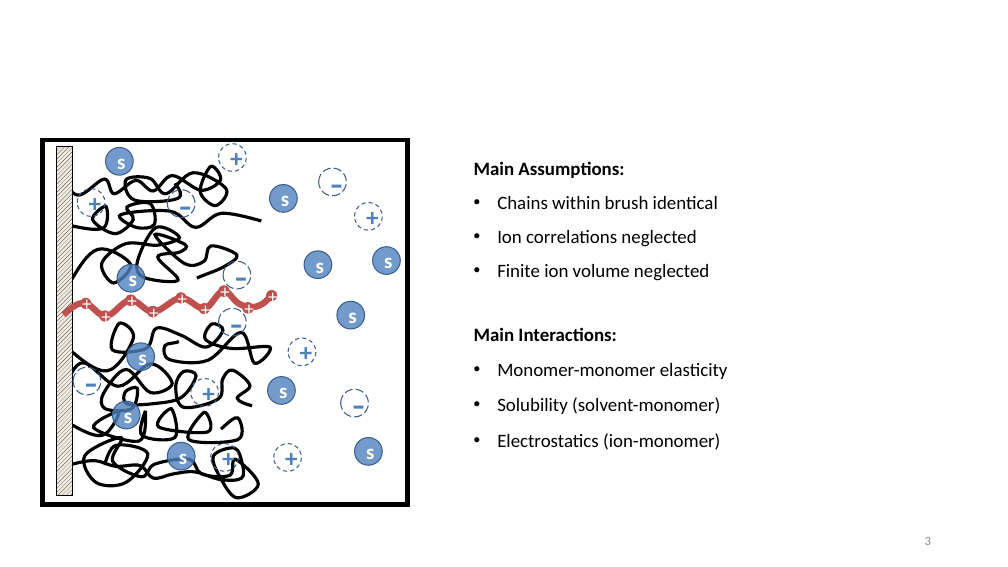
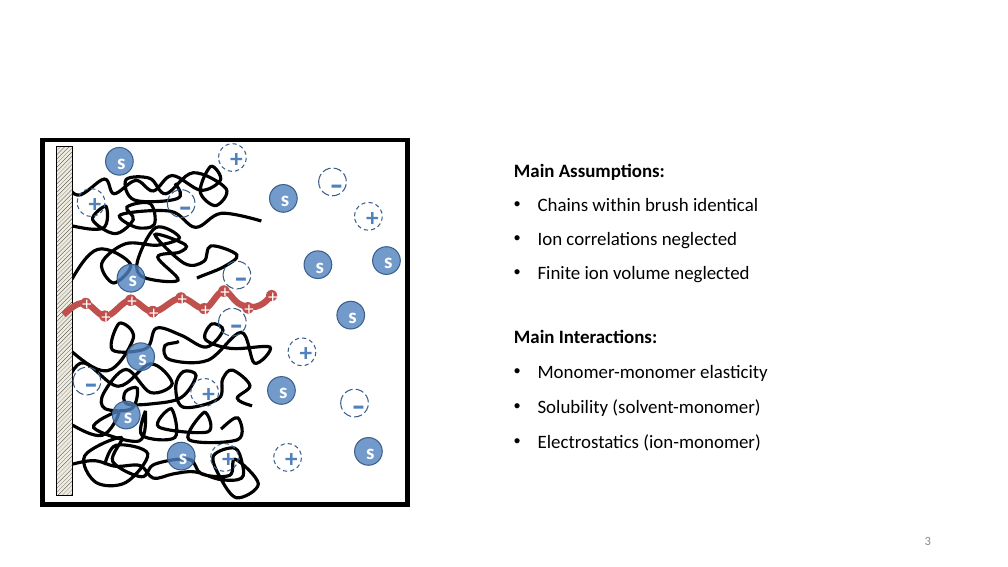
Before and after one commit to tyokokur/presentations, a slide deck: slide 3 of quals.pptx. Drawn at 1008x567 pixels with LibreOffice and Linux fonts; fonts in the diff are those of the drawing; background and template pictures are left out. Boxes give left, top, right and bottom in pixels: in the first picture for what was removed or moved away, otherwise in the second. Text is boxed around its words. In the diff, an @@ line names an element or a change of style, - is before the commit and + after.

Commit message:
autocommit

```diff
--- a/quals.pptx
+++ b/quals.pptx
@@ text "Main Assumptions:" rewrapped from [497,230,709,281] to [514,163,758,283] @@
@@ text "Main Interactions:": place and size @@
-text "Main Interactions:" at [474,327,728,450]
+text "Main Interactions:" at [514,329,768,451]
```
